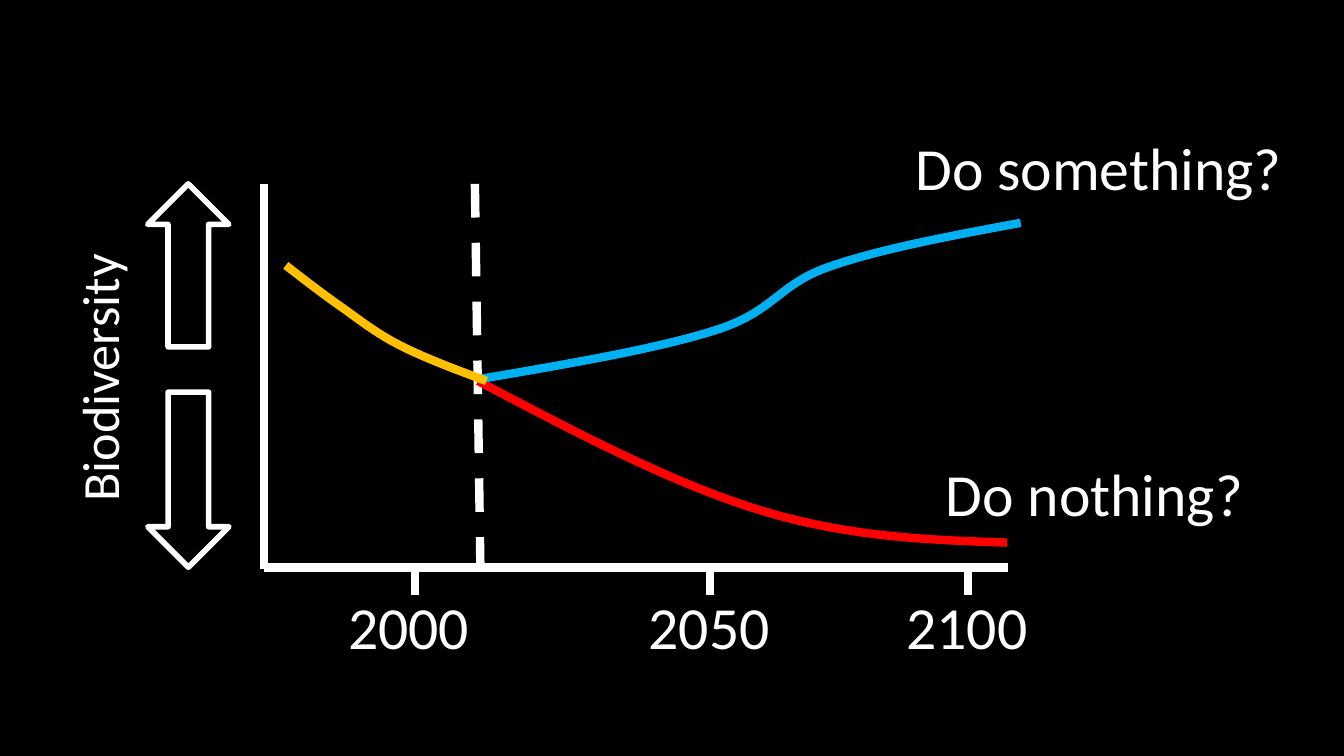
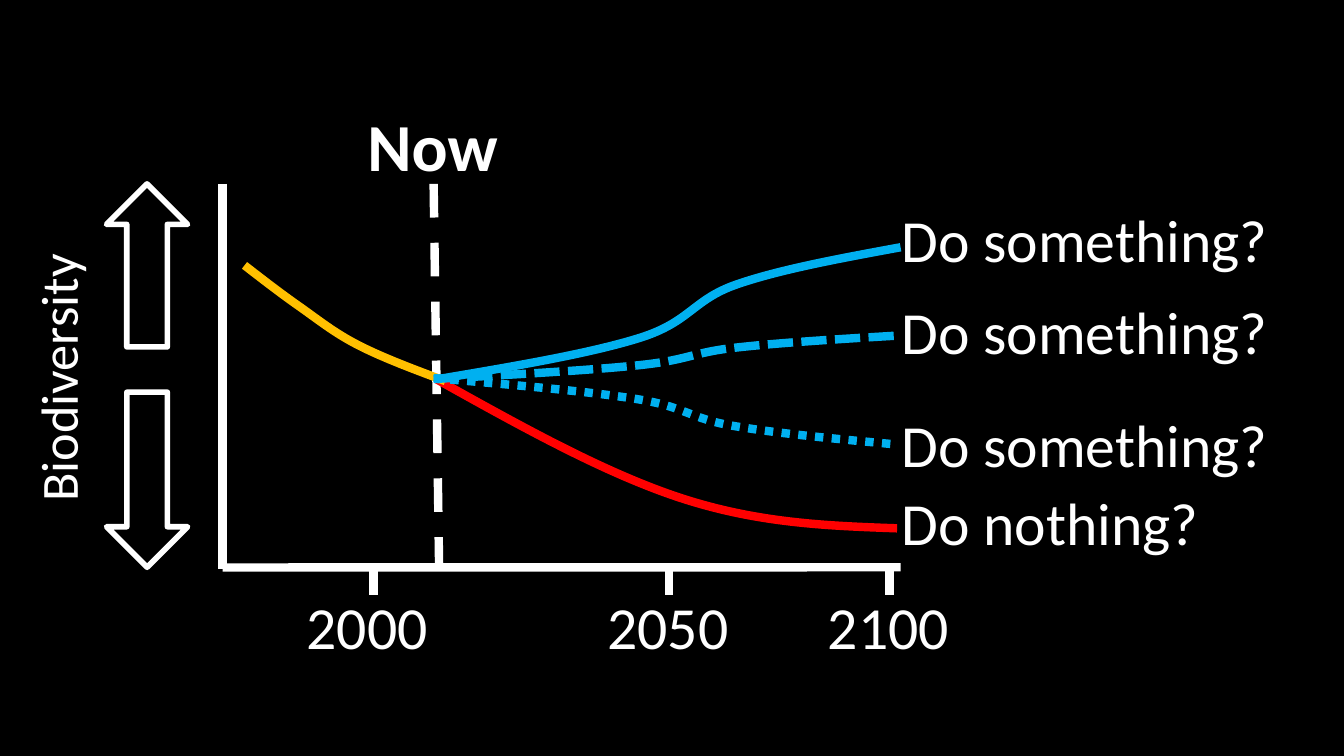
Before and after one commit to jeffreyhanson/abstracts-and-slides, a slide deck: slide 3 of seminars/EES-11-11-2020/slides.pptx. Drawn at 1344x756 pixels with LibreOffice and Linux fonts; fonts in the diff are those of the drawing. Boxes give left, top, right and bottom in pixels: in the first picture for what was removed or moved away, otherwise in the second. Text is boxed around its words. In the diff, an @@ line names an element or a change of style, - is before the commit and + after.

```diff
--- a/seminars/EES-11-11-2020/slides.pptx
+++ b/seminars/EES-11-11-2020/slides.pptx
@@ text added at (x1=367, y1=127, x2=497, y2=187), 36 pt, text #FFFFFF, bold @@
+Now
@@ text "Do something?" moved from (x1=915, y1=148, x2=1281, y2=201) to (x1=902, y1=220, x2=1267, y2=273) @@
@@ freeform shape resized from (x1=478, y1=223, x2=1021, y2=379) to (x1=437, y1=247, x2=900, y2=379) @@
@@ text added at (x1=902, y1=312, x2=1267, y2=365), 32 pt, text #FFFFFF @@
+Do something?
@@ freeform shape added at (x1=434, y1=336, x2=900, y2=379), outline #00B0F0 4.5 pt dashed @@
@@ freeform shape added at (x1=434, y1=378, x2=896, y2=444), outline #00B0F0 4.5 pt dashed @@
@@ freeform shape resized from (x1=478, y1=382, x2=1008, y2=543) to (x1=437, y1=379, x2=898, y2=528) @@
@@ 4 lines, 3 texts, 2 right arrows, 1 freeform shape moved together from (x1=69, y1=183, x2=770, y2=650) to (x1=28, y1=183, x2=728, y2=650) @@
@@ text added at (x1=902, y1=425, x2=1267, y2=478), 32 pt, text #FFFFFF @@
+Do something?
@@ text "Do nothing?" moved from (x1=946, y1=474, x2=1243, y2=527) to (x1=901, y1=503, x2=1198, y2=556) @@
@@ line moved from (263, 567) - (1008, 567) to (223, 567) - (900, 567) @@
@@ line moved from (968, 567) - (968, 595) to (890, 567) - (890, 595) @@
@@ text "2100" moved from (x1=906, y1=610, x2=1027, y2=650) to (x1=828, y1=610, x2=949, y2=650) @@
```
Also in this commit, not shown: 3 other slides changed, 1 slide added, 1 slide removed.
